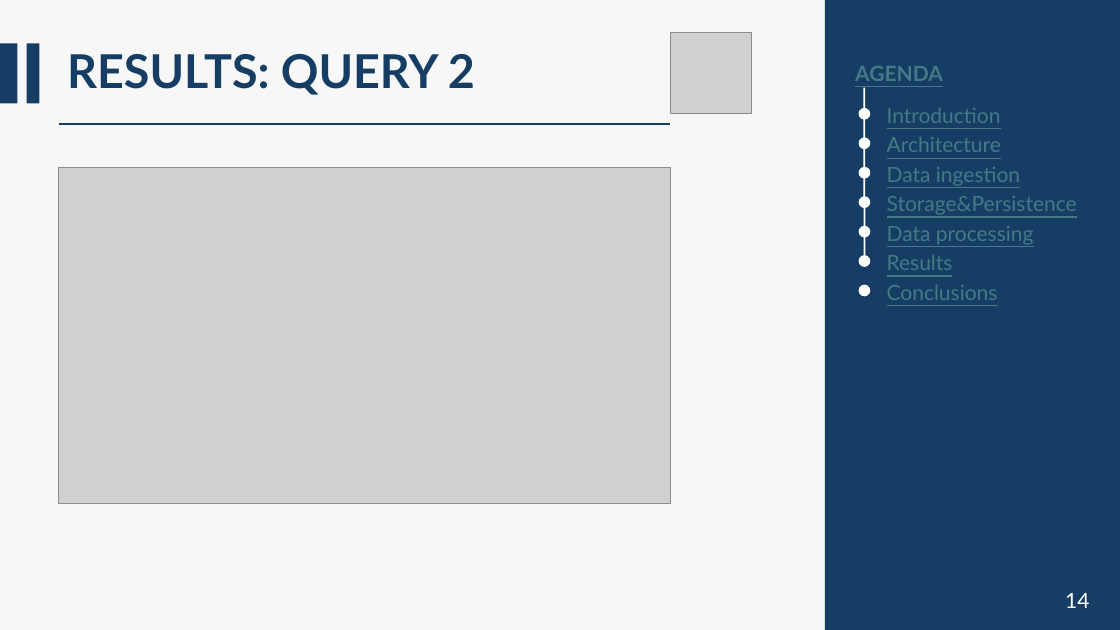
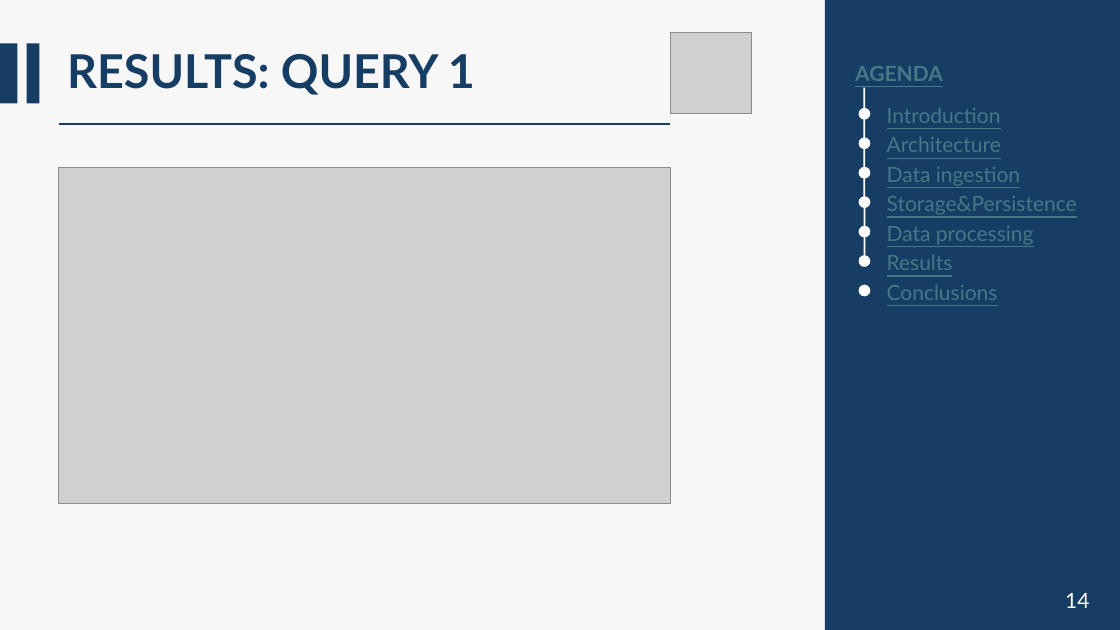
Before and after one commit to AlessandroFinocchi/SABD_electricity_maps, a slide deck: slide 14 of Report/SABD_pres.pptm. Drawn at 1120x630 pixels with LibreOffice and Linux fonts; fonts in the diff are those of the drawing; grey boxes stand for pictures. Boxes give left, top, right and bottom in pixels: in the first picture for what was removed or moved away, otherwise in the second. Text is boxed around its words. In the diff, an @@ line names an element or a change of style, - is before the commit and + after.

Commit message:
Typo in slides

```diff
--- a/Report/SABD_pres.pptm
+++ b/Report/SABD_pres.pptm
@@ title at [67,54,475,95]: text changed @@
-RESULTS: QUERY 2
+RESULTS: QUERY 1
```
Also in this commit, not shown: 1 other file.
